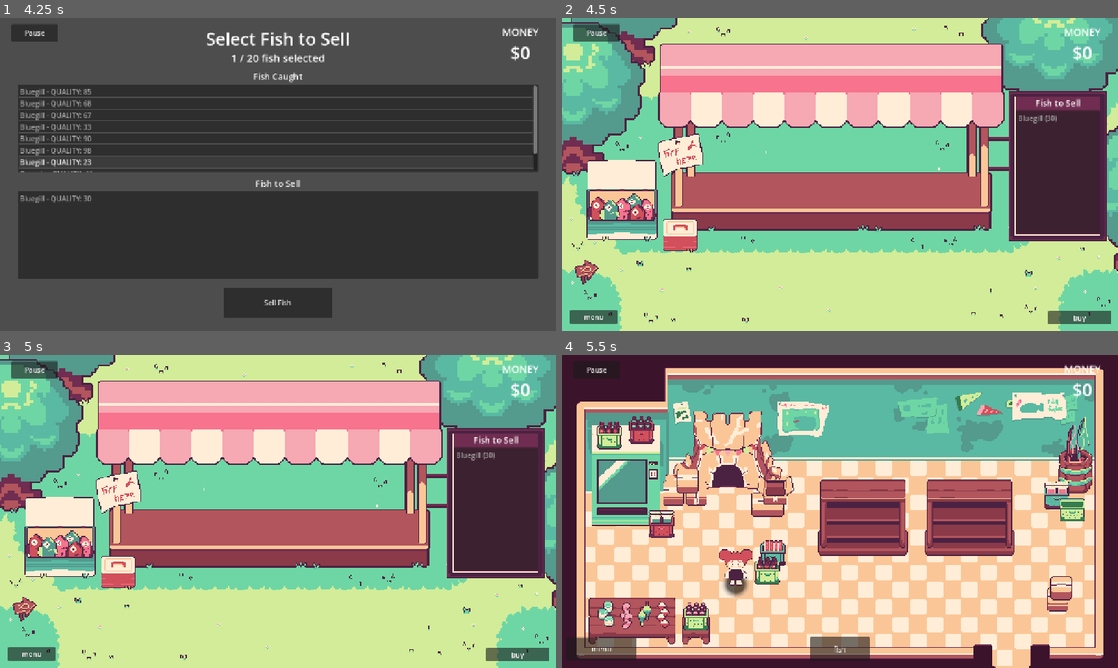
Above: before the commit, frames 1-4 (two rows, left to right).
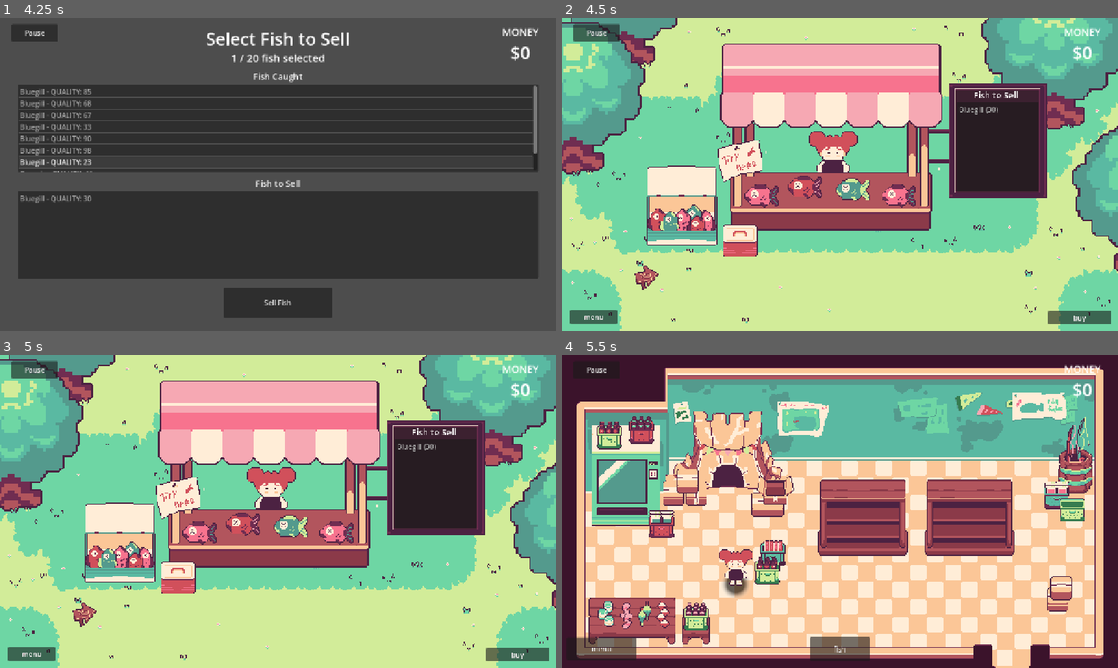
Above: after the commit, the same moments.

Repository: V-Mirea/comfy-summer-fishing-game
Game: Godot game, scene res://assets/game/game.tscn
The game is run twice, just before and just after one commit, with the same random seed, the same clock (stepped at 60 frames per second) and the same inputs. The engine's default icon, where the game draws it, is replaced by a stand-in: a white triangle on a blue panel in a dark square.
Inputs (mouse positions are in pixels of both pictures, inside the frame that each line leads up to):
- Up to frame 1 (4.25 s): click "play" at 0.5 s; click "NEXT SCREEN" at 1.25 s; click "Pause" at 2 s; click "Resume" at 2.75 s; tap Enter at 3.5 s; move the mouse to (400, 158) at 3.52 s; hold Right (ui_right) from 3.53 s (still down); hold E (interact) from 3.53 s (still down); click (400, 158) at 3.67 s
- Up to frame 2 (4.5 s): release Right (ui_right) at 4.25 s; release E (interact) at 4.25 s; click "Sell Fish" at 4.25 s
- Up to frame 3 (5 s): no input
- Up to frame 4 (5.5 s): click "buy" at 5 s

Frame 1 is identical in both runs. In frame 2, 29% of the frame differs, in the area x 2-98%, y 8-98%; in frame 3, 29%; in frame 4, nothing differs.

Commit message:
pull stall out into a scene to allow for different stalls

Diff:
--- a/assets/game/selling_scene/selling_scene.tscn
+++ b/assets/game/selling_scene/selling_scene.tscn
@@ -1,14 +1,13 @@
 [gd_scene format=3 uid="uid://cmg53b45ikcyy"]
 
 [ext_resource type="Script" uid="uid://bcypvgjpjqawc" path="res://assets/game/selling_scene/selling_manager.gd" id="1_w1ejd"]
-[ext_resource type="Texture2D" uid="uid://cu3akrrnbsbli" path="res://assets/game/selling_scene/Selling_stall.PNG" id="2_lr7ye"]
+[ext_resource type="Texture2D" uid="uid://dy7gck1p1nhk3" path="res://assets/game/selling_scene/Sell_screen_BG.png" id="2_lr7ye"]
 [ext_resource type="Script" uid="uid://ltw1bdxt8jjj" path="res://assets/game/selling_scene/haggle_control/haggle_control.gd" id="2_o8g2t"]
-[ext_resource type="Texture2D" uid="uid://b51juuwb4au5g" path="res://assets/game/selling_scene/Sign_3.PNG" id="3_6hwc8"]
 [ext_resource type="Texture2D" uid="uid://c5y8k254xl3tx" path="res://assets/game/selling_scene/haggle_control/accept.png" id="3_lr7ye"]
 [ext_resource type="Texture2D" uid="uid://d0si60437xphd" path="res://assets/game/selling_scene/haggle_control/decline.png" id="4_6hwc8"]
-[ext_resource type="Script" uid="uid://dn6jc4vvv1clx" path="res://assets/game/selling_scene/fish_list.gd" id="5_iyhom"]
 [ext_resource type="Script" uid="uid://hwwp83yvavu2" path="res://assets/game/selling_scene/customer_spawner/customer_spawner.gd" id="7_q6wlo"]
 [ext_resource type="PackedScene" uid="uid://stuev6gp1q3v" path="res://assets/game/selling_scene/customer_spawner/customer/customer.tscn" id="8_830pu"]
+[ext_resource type="PackedScene" uid="uid://dfftaretwk450" path="res://assets/game/selling_scene/stall/small_stall/small_stall.tscn" id="8_w1ejd"]
 
 [sub_resource type="LabelSettings" id="LabelSettings_24tig"]
 font_size = 40
@@ -17,21 +16,14 @@
 font_size = 35
 font_color = Color(0, 0, 0, 1)
 
-[sub_resource type="LabelSettings" id="LabelSettings_piidd"]
-font_size = 20
-
 [node name="SellingScene" type="Node2D" unique_id=826753257 node_paths=PackedStringArray("haggle_ui")]
 texture_filter = 1
 script = ExtResource("1_w1ejd")
 haggle_ui = NodePath("CanvasLayer/HaggleControl")
 
-[node name="Sprite2D" type="Sprite2D" parent="." unique_id=1442556545]
+[node name="Background" type="Sprite2D" parent="." unique_id=1442556545]
 texture = ExtResource("2_lr7ye")
 centered = false
-
-[node name="Sprite2D2" type="Sprite2D" parent="." unique_id=1821902243]
-position = Vector2(1106, 340)
-texture = ExtResource("3_6hwc8")
 
 [node name="Control" type="Control" parent="." unique_id=729090283]
 layout_mode = 3
@@ -151,37 +143,13 @@
 grow_vertical = 2
 color = Color(0.011764706, 1, 1, 1)
 
-[node name="FishPanel" type="VBoxContainer" parent="CanvasLayer" unique_id=2075231069]
-anchors_preset = -1
-anchor_left = 0.15
-anchor_top = 0.033
-anchor_right = 0.85
-anchor_bottom = 0.3
-offset_left = 852.0
-offset_top = 157.24
-offset_right = 151.0
-offset_bottom = 281.0
-size_flags_vertical = 3
-
-[node name="FishLabel" type="Label" parent="CanvasLayer/FishPanel" unique_id=1167204912]
-layout_mode = 2
-text = "Fish to Sell"
-label_settings = SubResource("LabelSettings_piidd")
-horizontal_alignment = 1
-
-[node name="FishList" type="ItemList" parent="CanvasLayer/FishPanel" unique_id=1946857980]
-layout_mode = 2
-size_flags_vertical = 3
-theme_override_font_sizes/font_size = 16
-allow_search = false
-max_columns = 5
-same_column_width = true
-script = ExtResource("5_iyhom")
-
 [node name="CustomerSpawner" type="Node" parent="." unique_id=1346029056 node_paths=PackedStringArray("customer_area")]
 script = ExtResource("7_q6wlo")
 customer_area = NodePath("../CanvasLayer/CustomerSpawnArea")
 customer_scene = ExtResource("8_830pu")
+
+[node name="SmallStall" parent="." unique_id=338772597 instance=ExtResource("8_w1ejd")]
+position = Vector2(640, 360)
 
 [connection signal="bartering_started" from="." to="CanvasLayer/HaggleControl" method="_on_customer_bartering"]
 [connection signal="pressed" from="Control/ButtonMenu" to="." method="_on_button_menu_pressed"]
--- /dev/null
+++ b/assets/game/selling_scene/stall/small_stall/small_stall.tscn
@@ -0,0 +1,88 @@
+[gd_scene format=3 uid="uid://dfftaretwk450"]
+
+[ext_resource type="Texture2D" uid="uid://b08bnejnwplw1" path="res://assets/game/selling_scene/stall/small_stall/Small_stall_anim_nobg.png" id="1_n2kyr"]
+[ext_resource type="Texture2D" uid="uid://wif8itkxsdnu" path="res://assets/game/selling_scene/stall/small_stall/Small_stall_sign.png" id="2_2omjo"]
+[ext_resource type="Script" uid="uid://dn6jc4vvv1clx" path="res://assets/game/selling_scene/fish_list.gd" id="3_2omjo"]
+
+[sub_resource type="AtlasTexture" id="AtlasTexture_fyqfr"]
+atlas = ExtResource("1_n2kyr")
+region = Rect2(0, 0, 1280, 720)
+
+[sub_resource type="AtlasTexture" id="AtlasTexture_ldl7x"]
+atlas = ExtResource("1_n2kyr")
+region = Rect2(1280, 0, 1280, 720)
+
+[sub_resource type="AtlasTexture" id="AtlasTexture_bebxp"]
+atlas = ExtResource("1_n2kyr")
+region = Rect2(2560, 0, 1280, 720)
+
+[sub_resource type="AtlasTexture" id="AtlasTexture_dbcng"]
+atlas = ExtResource("1_n2kyr")
+region = Rect2(0, 720, 1280, 720)
+
+[sub_resource type="AtlasTexture" id="AtlasTexture_f8pjj"]
+atlas = ExtResource("1_n2kyr")
+region = Rect2(1280, 720, 1280, 720)
+
+[sub_resource type="SpriteFrames" id="SpriteFrames_pbcui"]
+animations = [{
+"frames": [{
+"duration": 1.0,
+"texture": SubResource("AtlasTexture_fyqfr")
+}, {
+"duration": 1.0,
+"texture": SubResource("AtlasTexture_ldl7x")
+}, {
+"duration": 1.0,
+"texture": SubResource("AtlasTexture_bebxp")
+}, {
+"duration": 1.0,
+"texture": SubResource("AtlasTexture_dbcng")
+}, {
+"duration": 1.0,
+"texture": SubResource("AtlasTexture_f8pjj")
+}],
+"loop": true,
+"name": &"default",
+"speed": 5.0
+}]
+
+[sub_resource type="LabelSettings" id="LabelSettings_n2kyr"]
+font_size = 20
+
+[node name="SmallStall" type="Node2D" unique_id=338772597]
+
+[node name="AnimatedSprite2D" type="AnimatedSprite2D" parent="." unique_id=166417885]
+sprite_frames = SubResource("SpriteFrames_pbcui")
+autoplay = "default"
+frame_progress = 0.1838264
+
+[node name="Sign" type="Node2D" parent="." unique_id=277214793]
+position = Vector2(328, -66)
+
+[node name="Sprite2D" type="Sprite2D" parent="Sign" unique_id=803438872]
+texture = ExtResource("2_2omjo")
+
+[node name="Panel" type="Panel" parent="Sign" unique_id=364032813]
+offset_left = -61.0
+offset_top = -129.0
+offset_right = 131.0
+offset_bottom = 106.0
+
+[node name="ItemList" type="ItemList" parent="Sign/Panel" unique_id=244080014]
+layout_mode = 0
+offset_left = 1.0
+offset_top = 28.0
+offset_right = 190.0
+offset_bottom = 233.0
+script = ExtResource("3_2omjo")
+
+[node name="FishLabel" type="Label" parent="Sign/Panel" unique_id=1619288173]
+layout_mode = 0
+offset_left = 40.0
+offset_top = -2.0
+offset_right = 143.0
+offset_bottom = 26.0
+text = "Fish to Sell"
+label_settings = SubResource("LabelSettings_n2kyr")
+horizontal_alignment = 1
Binary file added: assets/game/selling_scene/Sell_screen_BG.png
Not shown, added: assets/game/selling_scene/Sell_screen_BG.png.import
Binary file added: assets/game/selling_scene/stall/small_stall/Small_stall_anim_nobg.png
Not shown, added: assets/game/selling_scene/stall/small_stall/Small_stall_anim_nobg.png.import
Binary file added: assets/game/selling_scene/stall/small_stall/Small_stall_sign.png
Not shown, added: assets/game/selling_scene/stall/small_stall/Small_stall_sign.png.import
